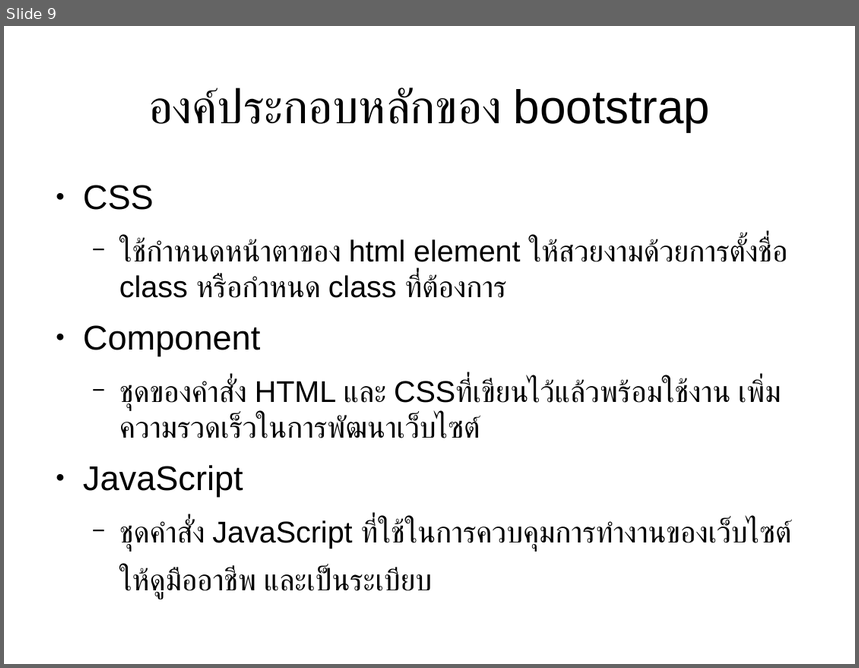
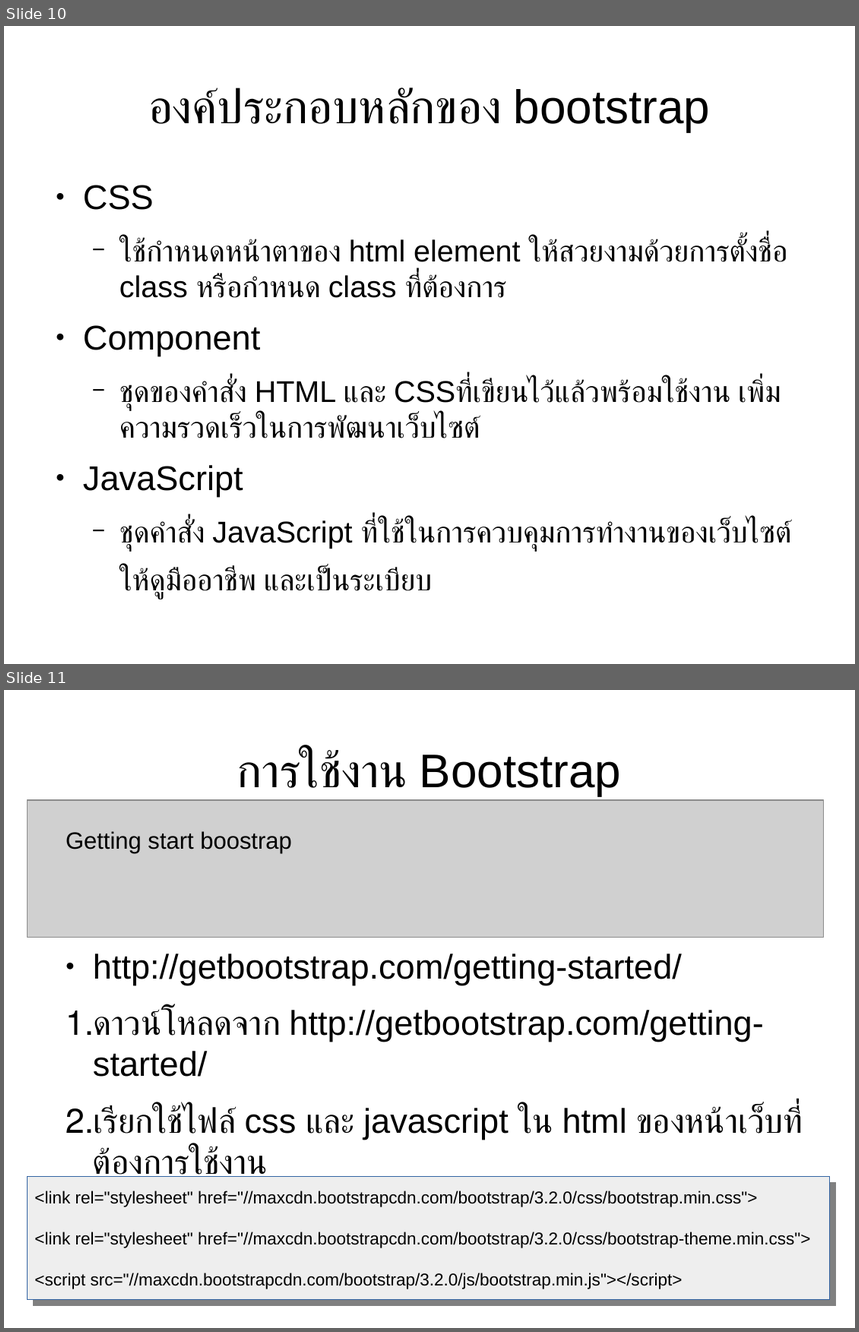
Before and after one commit to expstudio/Laravel-Course-Material, a slide deck: slide course.odp. Shown one above the other, each under a label of ours: slide 9 before the commit, slides 10 and 11 after it. The pictures are 859x668 and 859x1332 pixels, drawn with LibreOffice and Linux fonts; fonts in the diff are those of the drawing; grey boxes stand for pictures. Boxes give left, top, right and bottom in pixels: in the first picture for what was removed or moved away, otherwise in the second. Text is boxed around its words. In the diff, an @@ line names an element or a change of style, - is before the commit and + after.

```diff
--- a/slide course.odp
+++ b/slide course.odp
@@ slide 11 added at bbox=[4, 690, 855, 1328], background #FFFFFF @@
@@ title added at bbox=[237, 751, 621, 801], 44 pt, text #000000 @@
+การใช้งาน Bootstrap
@@ picture added at bbox=[27, 800, 823, 937] @@
@@ text added at bbox=[66, 831, 292, 854], 22 pt, text #000000 @@
+Getting start boostrap
@@ text added at bbox=[93, 954, 803, 1177], 32 pt, text #000000 @@
+● http://getbootstrap.com/getting-started/
+1. ดาวน์โหลดจาก http://getbootstrap.com/getting-started/
+2. เรียกใช้ไฟล์ css และ javascript ใน html ของหน้าเว็บที่ต้องการใช้งาน
@@ rectangle added at bbox=[27, 1176, 830, 1300], fill #EEEEEE, outline #3465A4 0 pt, 16 pt, text #000000 @@
+<link rel="stylesheet" href="//maxcdn.bootstrapcdn.com/bootstrap/3.2.0/css/bootstrap.min.css">
+<link rel="stylesheet" href="//maxcdn.bootstrapcdn.com/bootstrap/3.2.0/css/bootstrap-theme.min.css">
+<script src="//maxcdn.bootstrapcdn.com/bootstrap/3.2.0/js/bootstrap.min.js"></script>
@@ what was slide 9 is now slide 10 @@
```
Also in this commit, not shown: 4 slides changed, 12 other slides added, 3 slides removed, 2 other files.
